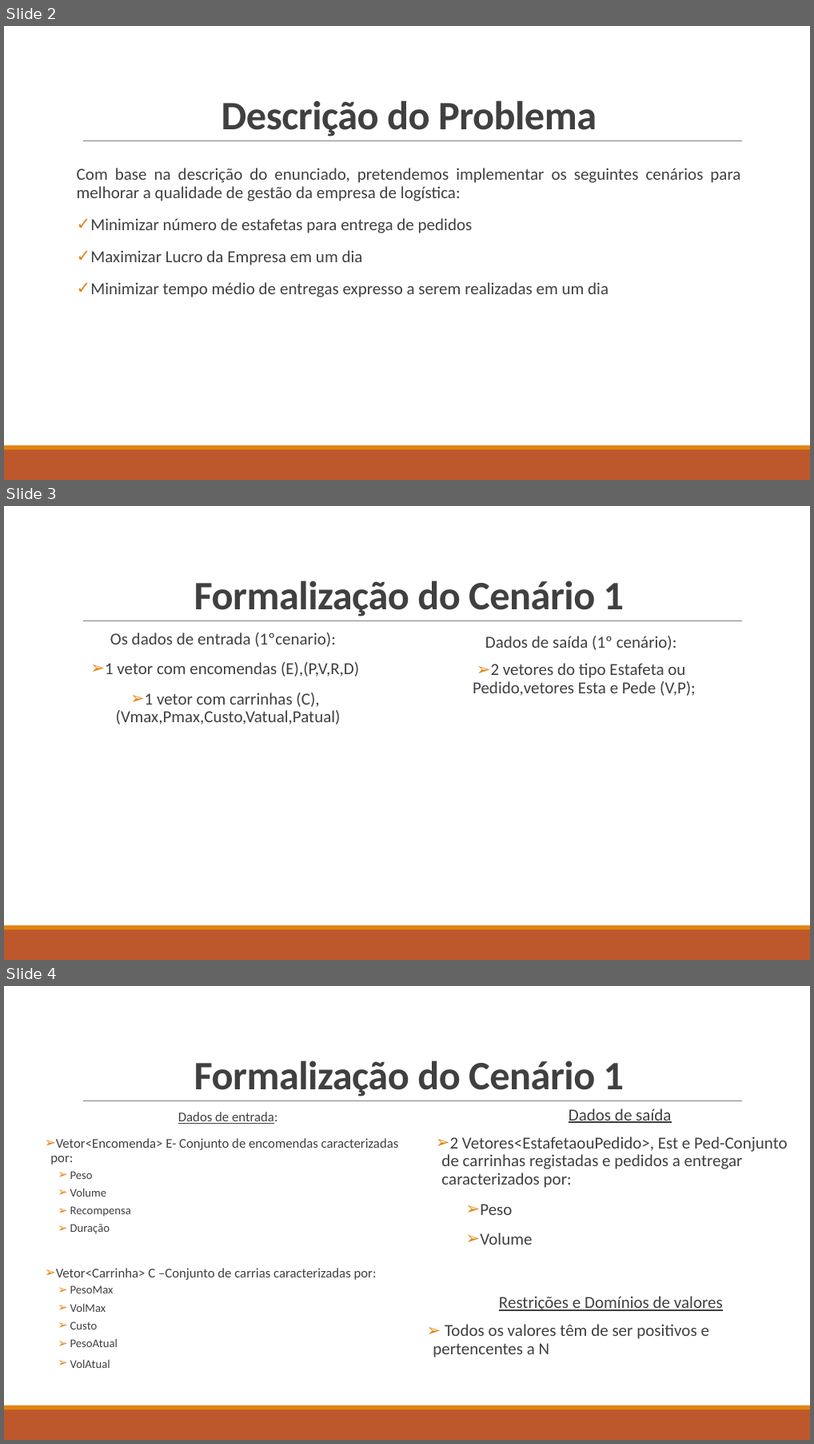
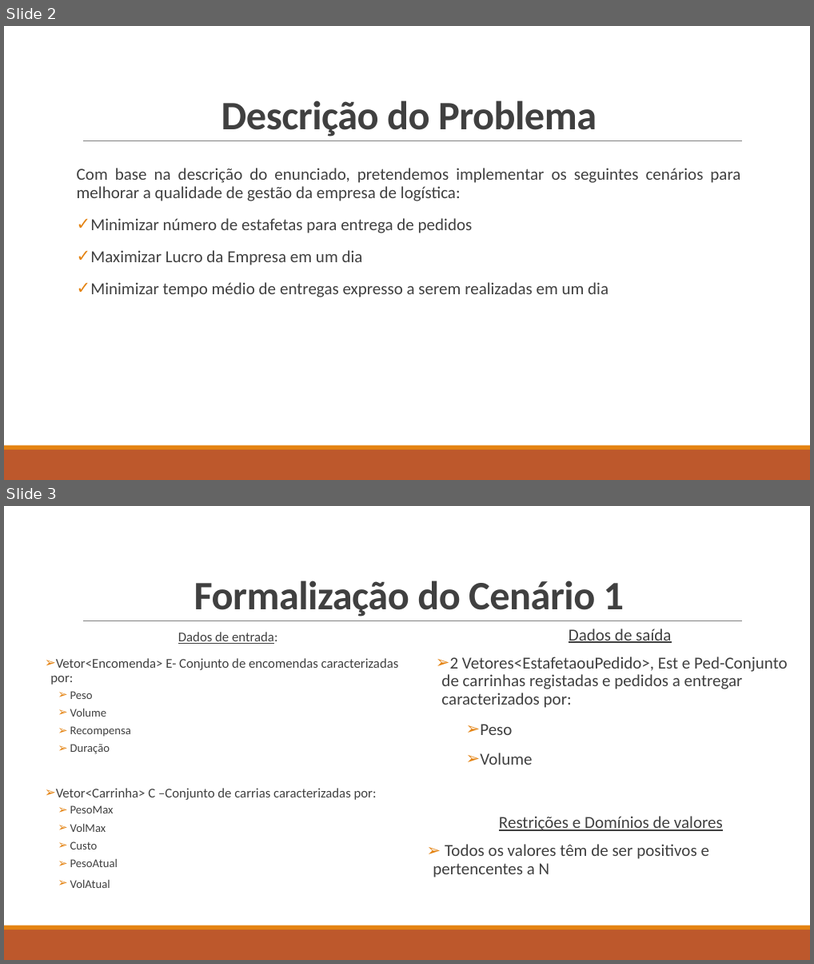
Before and after one commit to Miggs7/DA-Proj-22, a slide deck: Presentation/Logística Urbana para Entrega de Mercadorias.pptx. Shown one above the other, each under a label of ours: slides 2, 3 and 4 before the commit, slides 2 and 3 after it. The pictures are 814x1444 and 814x964 pixels, drawn with LibreOffice and Linux fonts; fonts in the diff are those of the drawing. Boxes give left, top, right and bottom in pixels: in the first picture for what was removed or moved away, otherwise in the second. Text is boxed around its words. In the diff, an @@ line names an element or a change of style, - is before the commit and + after.

```diff
--- a/Presentation/Logística Urbana para Entrega de Mercadorias.pptx
+++ b/Presentation/Logística Urbana para Entrega de Mercadorias.pptx
@@ slide 3 removed at <box>4,506,810,960</box>, background #FFFFFF; not listed: 3 template elements that a slide beside it also shows @@
@@ title removed at <box>194,580,624,616</box> @@
-Formalização do Cenário 1
@@ text removed at <box>105,632,359,724</box> @@
-Os dados de entrada (1ºcenario):
-➢ 1 vetor com encomendas (E),(P,V,R,D)
-➢ 1 vetor com carrinhas (C),(Vmax,Pmax,Custo,Vatual,Patual)
@@ text removed at <box>473,636,696,696</box> @@
-Dados de saída (1º cenário):
-➢ 2 vetores do tipo Estafeta ou Pedido,vetores Esta e Pede (V,P);
@@ what was slide 4 is now slide 3 @@
```
Also in this commit, not shown: 1 slide changed, 2 slides added, 3 other slides removed, 1 other file.
